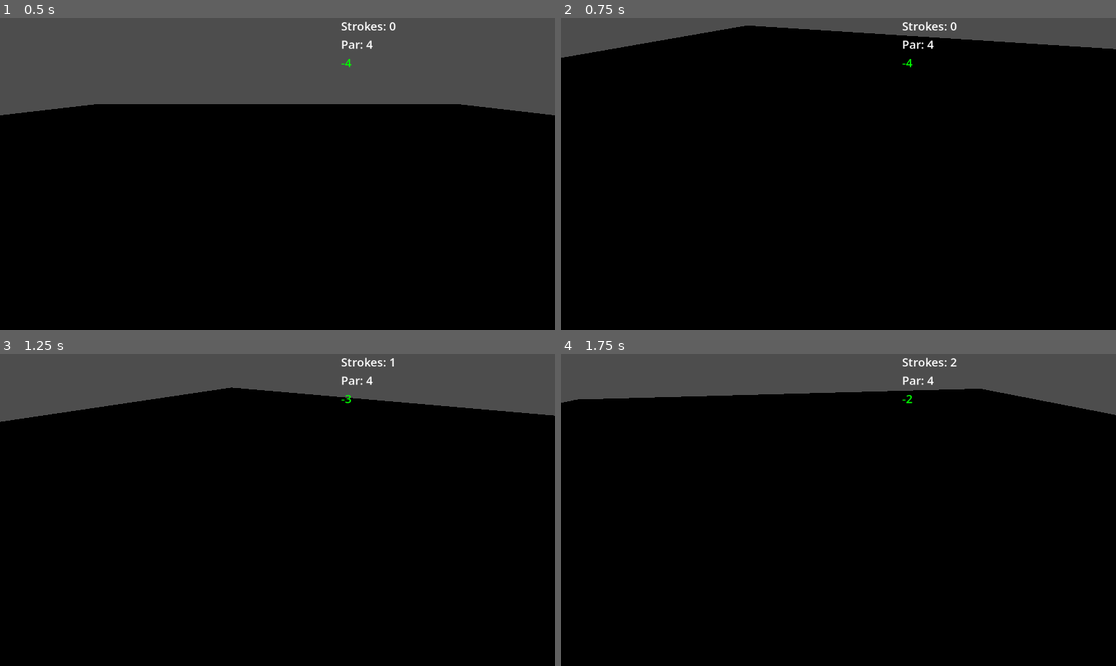
Above: before the commit, frames 1-4 (two rows, left to right).
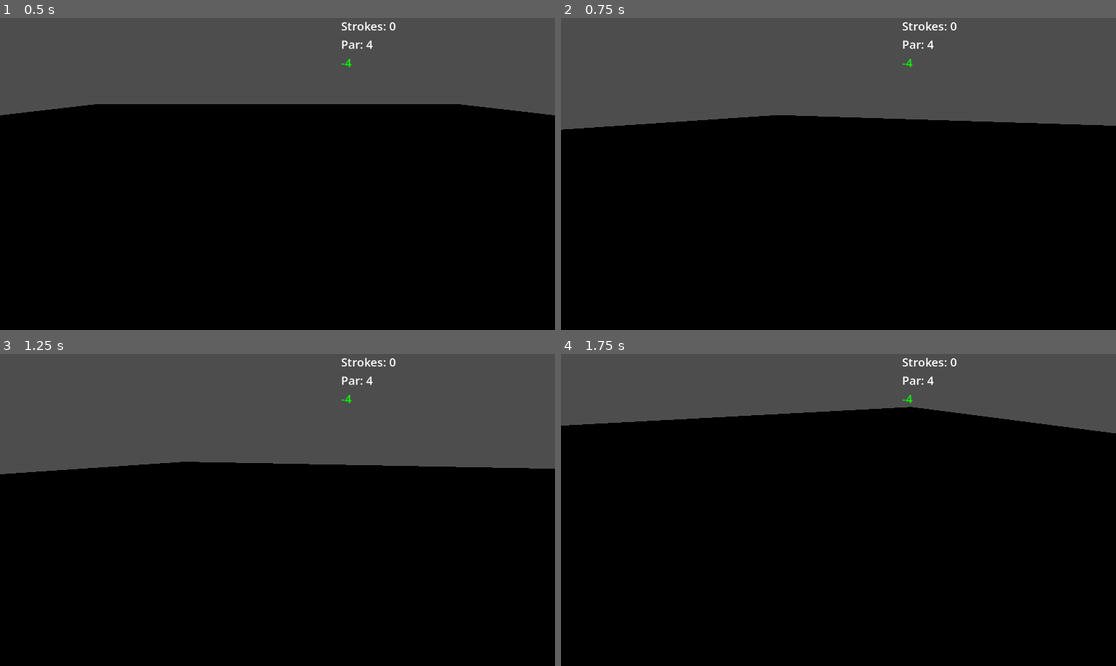
Above: after the commit, the same moments.

Repository: alexanderbenfox/golf-roguelike-godot
Game: Godot game, scene res://node_3d.tscn
Same seed, same stepped clock (60 frames per second), same inputs: the game is played once before the commit and once after it.
Inputs (mouse positions are in pixels of both pictures, inside the frame that each line leads up to):
- Up to frame 1 (0.5 s): no input
- Up to frame 2 (0.75 s): tap Enter (ui_accept) at 0.5 s; move the mouse to (960, 158) at 0.52 s; click (960, 158) at 0.6 s
- Up to frame 3 (1.25 s): tap Enter (ui_accept) at 0.77, 0.8, 1.07 s
- Up to frame 4 (1.75 s): move the mouse to (727, 525) at 1.27 s; tap Enter (ui_accept) at 1.35, 1.52 s; click (727, 525) at 1.55 s

Frame 1 is identical in both runs. In frame 2, 26% of the frame differs, in the area x 0-100%, y 2-36%; in frame 3, 20%; in frame 4, 6.9%.

Commit message:
Rework input controls and fix mouse off-screen aiming
- Shoot action changed from spacebar to left mouse button (hold to
  charge, release to fire). Also bound to controller A button.
  Added named input actions to project.godot so controls are
  configurable via the Godot input map: golf_shoot, camera_left,
  camera_right, camera_up_stick, camera_down_stick.

- Fix camera rotation stopping at screen edges: replaced manual
  event.position delta with event.relative, which gives raw OS mouse
  delta regardless of cursor screen position.

- Capture mouse cursor during aiming (MOUSE_MODE_CAPTURED) so the
  cursor can never reach the screen edge mid-shot. Released back to
  MOUSE_MODE_VISIBLE on shot confirm or cancel.

Co-Authored-By: Claude Sonnet 4.6 <noreply@anthropic.com>

Diff:
--- a/camera_3d.gd
+++ b/camera_3d.gd
@@ -14,7 +14,6 @@
 
 var cameraAngle = 0.0
 var cameraHeightOffset = 0.0
-var lastMousePos = Vector2.ZERO
 
 func _process(delta):
 	if not followTarget:
@@ -65,11 +64,6 @@
 
 func _input(event):
 	if event is InputEventMouseMotion:
-		var deltaMouse = event.position - lastMousePos
-		cameraAngle -= deltaMouse.x * mouseSensitivity
-
-		# Vertical movement
-		cameraHeightOffset += deltaMouse.y * mouseSensitivity * 10.0
+		cameraAngle -= event.relative.x * mouseSensitivity
+		cameraHeightOffset += event.relative.y * mouseSensitivity * 10.0
 		cameraHeightOffset = clamp(cameraHeightOffset, -(height - minHeight), maxHeight - height)
-
-		lastMousePos = event.position
--- a/golf_ball.gd
+++ b/golf_ball.gd
@@ -126,7 +126,7 @@
 
 func _process(delta: float) -> void:
 	if is_local_player and _turn_active and is_at_rest() and not is_aiming:
-		if Input.is_action_just_pressed("ui_accept"):
+		if Input.is_action_just_pressed("golf_shoot"):
 			_start_aiming()
 
 	if is_aiming:
@@ -134,13 +134,14 @@
 		trajectory_drawer.global_position = global_position
 		trajectory_drawer.draw_trajectory(sim_params, aim_direction * aim_power)
 
-		if Input.is_action_just_released("ui_accept"):
+		if Input.is_action_just_released("golf_shoot"):
 			_confirm_shot()
 
 
 func _start_aiming() -> void:
 	is_aiming = true
 	aim_power = 0.0
+	Input.set_mouse_mode(Input.MOUSE_MODE_CAPTURED)
 	if power_meter_ui:
 		power_meter_ui.show_meter()
 	trajectory_drawer.show_trajectory()
@@ -169,6 +170,7 @@
 func _cancel_aim() -> void:
 	is_aiming = false
 	aim_power = 0.0
+	Input.set_mouse_mode(Input.MOUSE_MODE_VISIBLE)
 	if power_meter_ui:
 		power_meter_ui.hide_meter()
 	trajectory_drawer.hide_trajectory()
--- a/project.godot
+++ b/project.godot
@@ -18,3 +18,26 @@
 run/main_scene="uid://cdghvynsj8vwm"
 config/features=PackedStringArray("4.6", "Forward Plus")
 config/icon="res://icon.svg"
+
+[input]
+
+golf_shoot={
+"deadzone": 0.5,
+"events": [Object(InputEventMouseButton,"resource_local_to_scene":false,"resource_name":"","device":-1,"window_id":0,"alt_pressed":false,"shift_pressed":false,"ctrl_pressed":false,"meta_pressed":false,"button_index":1,"factor":1.0,"pressed":false,"double_click":false,"metadata/{}":{}), Object(InputEventJoypadButton,"resource_local_to_scene":false,"resource_name":"","device":-1,"button_index":0,"pressure":0.0,"pressed":false,"metadata/{}":{})]
+}
+camera_left={
+"deadzone": 0.5,
+"events": [Object(InputEventJoypadMotion,"resource_local_to_scene":false,"resource_name":"","device":-1,"axis":2,"axis_value":-1.0,"metadata/{}":{})]
+}
+camera_right={
+"deadzone": 0.5,
+"events": [Object(InputEventJoypadMotion,"resource_local_to_scene":false,"resource_name":"","device":-1,"axis":2,"axis_value":1.0,"metadata/{}":{})]
+}
+camera_up_stick={
+"deadzone": 0.5,
+"events": [Object(InputEventJoypadMotion,"resource_local_to_scene":false,"resource_name":"","device":-1,"axis":3,"axis_value":-1.0,"metadata/{}":{})]
+}
+camera_down_stick={
+"deadzone": 0.5,
+"events": [Object(InputEventJoypadMotion,"resource_local_to_scene":false,"resource_name":"","device":-1,"axis":3,"axis_value":1.0,"metadata/{}":{})]
+}
